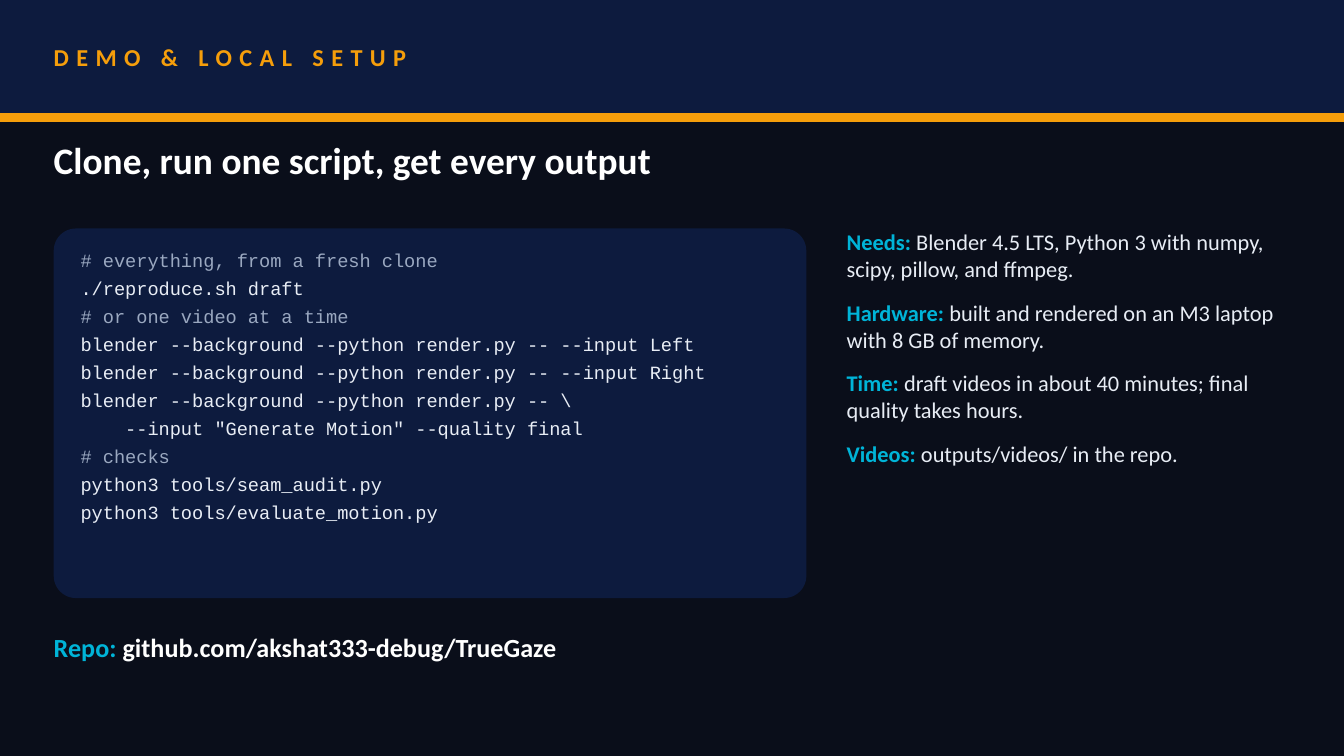
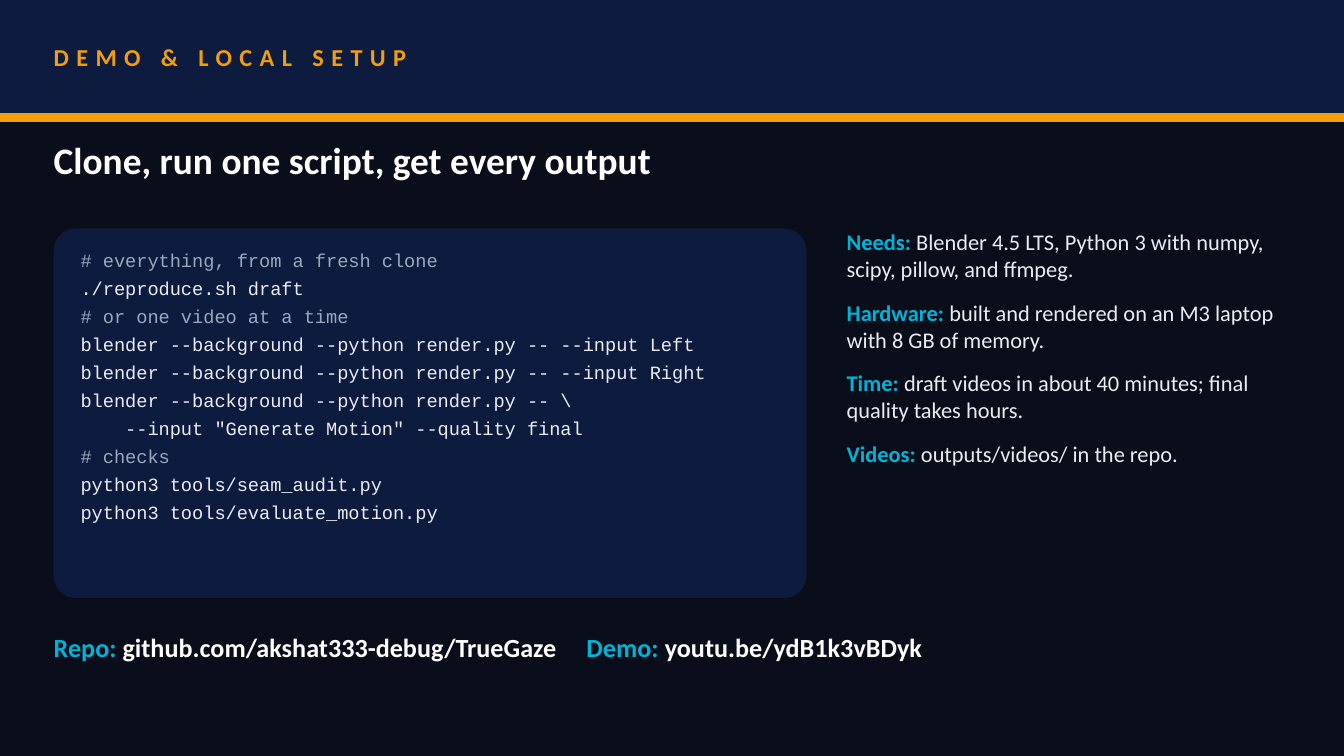
Before and after one commit to akshat333-debug/TrueGaze, a slide deck: slide 10 of VITVellore_ZeroDrift.pptx. Drawn at 1344x756 pixels with LibreOffice and Linux fonts; fonts in the diff are those of the drawing. Boxes give left, top, right and bottom in pixels: in the first picture for what was removed or moved away, otherwise in the second. Text is boxed around its words. In the diff, an @@ line names an element or a change of style, - is before the commit and + after.

Commit message:
docs: demo link in deck, launch bundle and run guide

```diff
--- a/VITVellore_ZeroDrift.pptx
+++ b/VITVellore_ZeroDrift.pptx
@@ text at [54,638,922,662]: text changed @@
-Repo: github.com/akshat333-debug/TrueGaze
+Repo: github.com/akshat333-debug/TrueGaze Demo: youtu.be/ydB1k3vBDyk
```
Also in this commit, not shown: 1 other slide changed, 4 other files.
